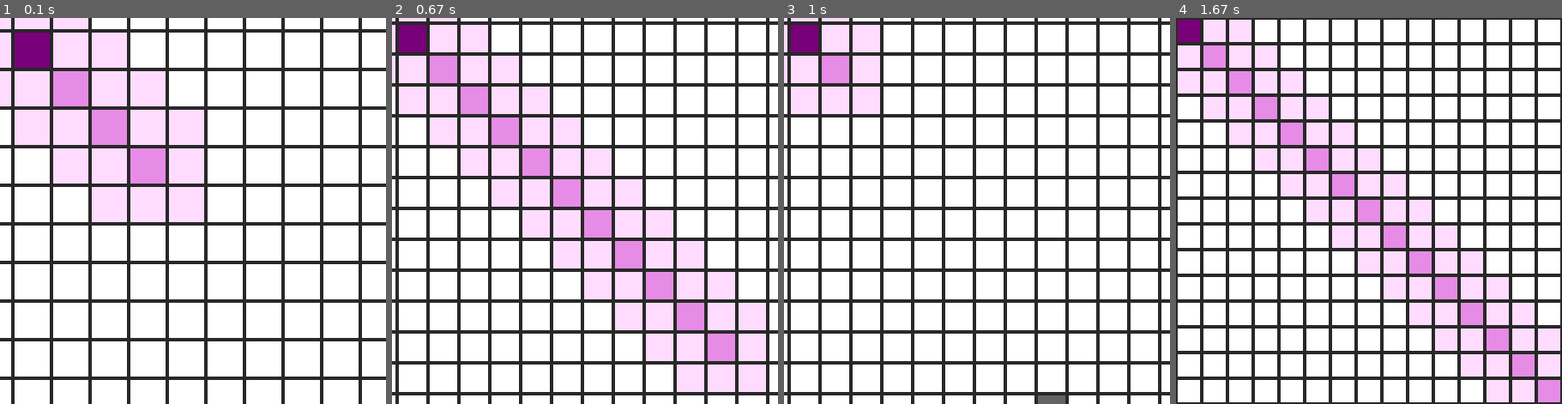
Above: before the commit, frames 1-4 (left to right).
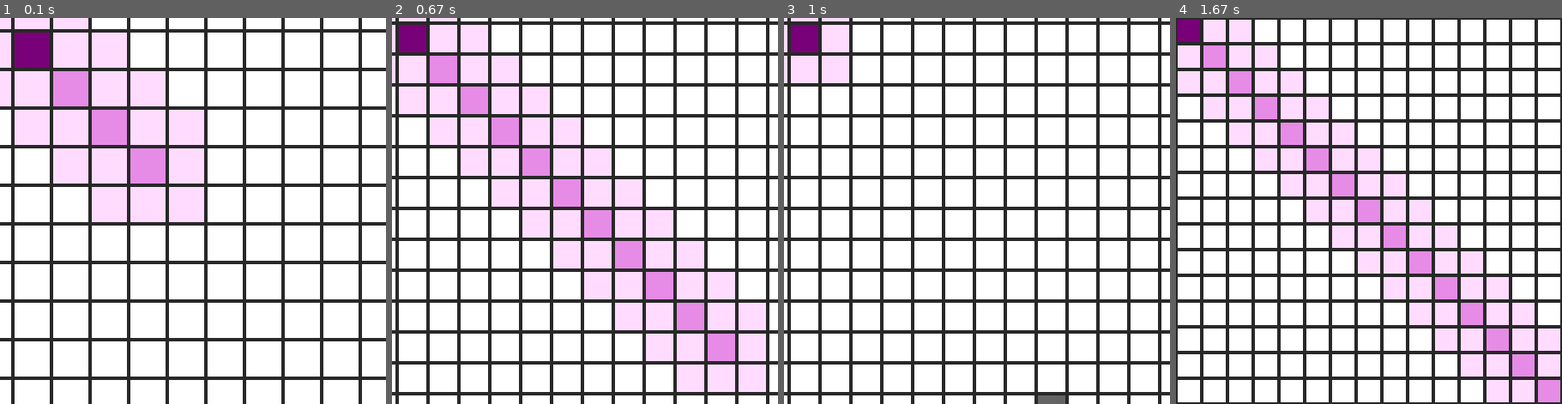
Above: after the commit, the same moments.

Repository: NicoNoell/Python-Projects
Game: pygame game, started from A Star Pathfinding/main.py
The game is run twice, just before and just after one commit, with the same random seed, the same clock (stepped at 60 frames per second) and the same inputs.
Inputs (mouse positions are % of the whole screen's width and height, from its top left):
- Up to frame 1 (0.1 s): no input
- Up to frame 2 (0.67 s): hold Backspace from 0.33 s (still down); hold Up from 0.33 s (still down); move the mouse to (46, 54) at 0.37 s
- Up to frame 3 (1 s): release Backspace at 0.8 s; release Up at 0.8 s; press the mouse at (60, 72) at 0.87 s; move the mouse to (39, 54) at 0.97 s
- Up to frame 4 (1.67 s): release the mouse at (19, 35) at 1.1 s; hold Up 1.17-1.63 s; move the mouse to (19, 73) at 1.2 s
The pictures show only the part of the screen within x 3-53%, y 3-53%; the shares and areas given below are measured in that part.

Frames 1-2 are identical in both runs. In frame 3, 3.0% of the frame differs, in the area x 1-25%, y 1-25%; in frame 4, nothing differs.

Commit message:
Just small Improvemens

Diff:
--- a/A Star Pathfinding/main.py
+++ b/A Star Pathfinding/main.py
@@ -269,6 +269,8 @@
                     if size > 10:
                         size -= 5
                     start()
+                elif event.key == pygame.K_BACKSPACE:
+                    start()
 
             elif event.type == pygame.MOUSEBUTTONDOWN:
                 clickedType = myGraph.getTypeWhenClicked(event.pos)
@@ -285,11 +287,11 @@
                     myGraph.setTypeWhenClicked(event.pos, clickedType)
                     if AUTO_CALCULATE:
                         myGraph.finish()
-                        draw(screen)
+                    draw(screen)
             elif event.type == pygame.MOUSEBUTTONUP:
                 clickedType = None
 
-        if ANIMATION and not myGraph.finished:
+        if ANIMATION and not myGraph.finished and clickedType == None:
             myGraph.update()
             draw(screen)
 
